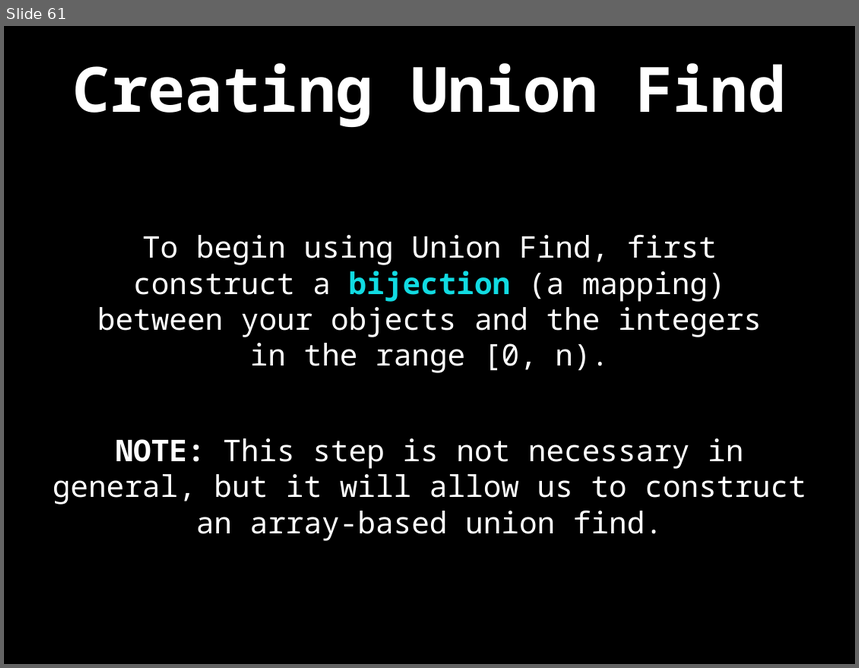
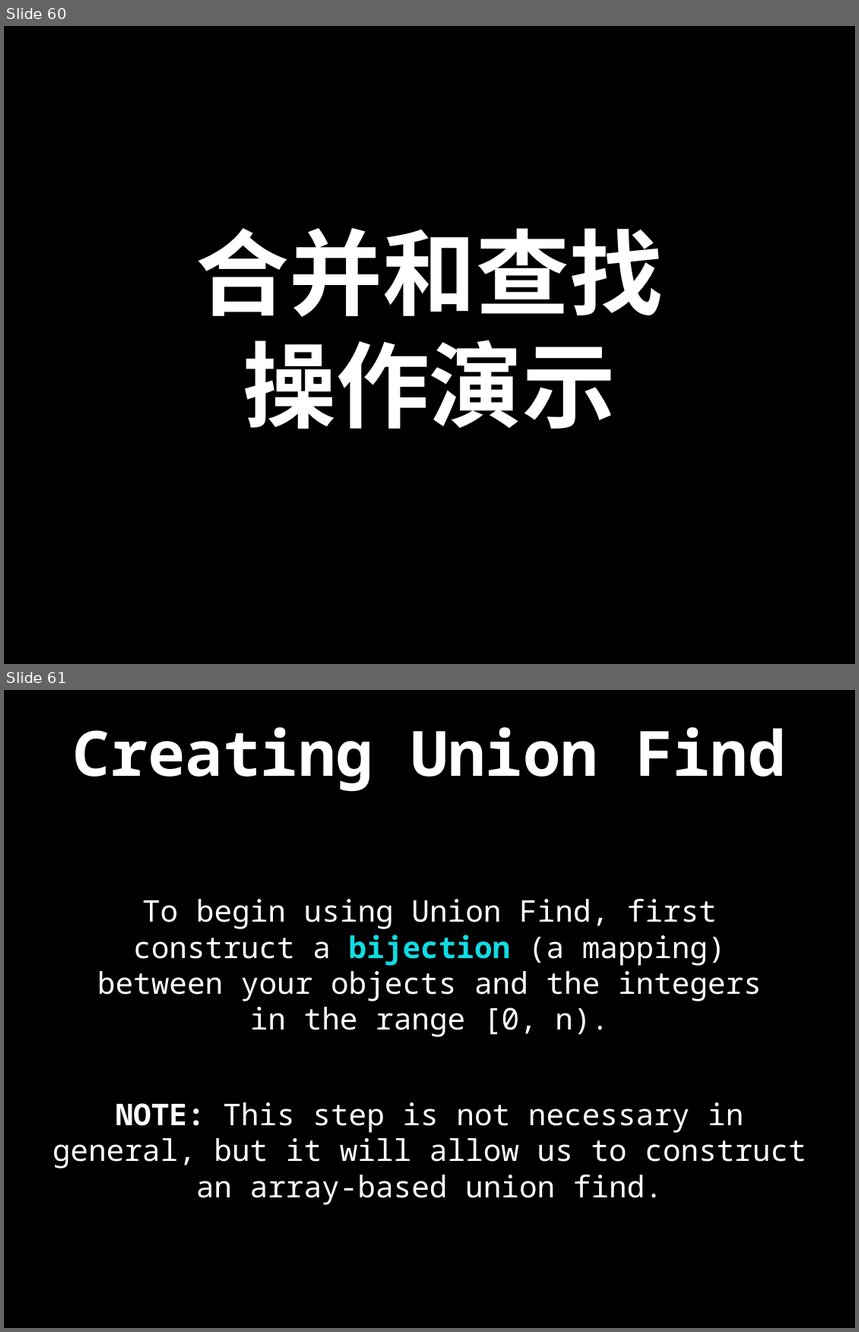
Before and after one commit to spring2go/Algorithms, a slide deck: slides/datastructures/unionfind/UnionFind.pptx. Shown one above the other, each under a label of ours: slide 61 before the commit, slides 60 and 61 after it. The pictures are 859x668 and 859x1332 pixels, drawn with LibreOffice and Linux fonts; fonts in the diff are those of the drawing. Boxes give left, top, right and bottom in pixels: in the first picture for what was removed or moved away, otherwise in the second. Text is boxed around its words. In the diff, an @@ line names an element or a change of style, - is before the commit and + after.

```diff
--- a/slides/datastructures/unionfind/UnionFind.pptx
+++ b/slides/datastructures/unionfind/UnionFind.pptx
@@ slide 60 added at [4, 26, 855, 664], background #000000 @@
@@ title added at [196, 228, 663, 430], 112.3 pt, text #FFFFFF, bold @@
+合并和查找
+操作演示
```
Also in this commit, not shown: 51 slides changed, 4 other slides added, 5 slides removed, 1 other file.
